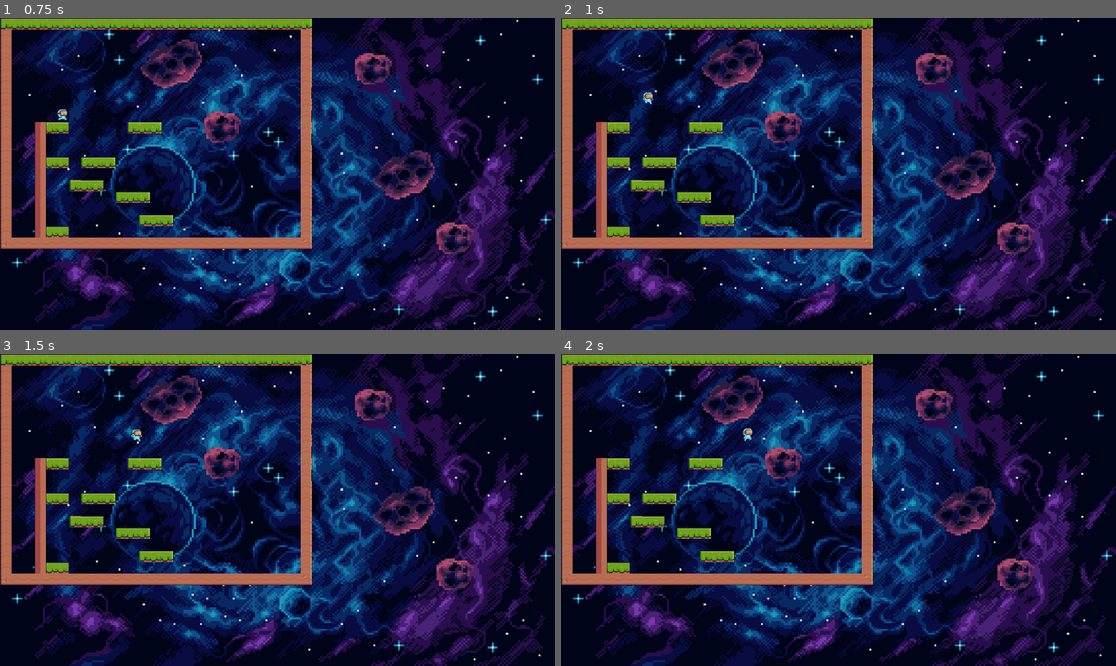
Above: before the commit, frames 1-4 (two rows, left to right).
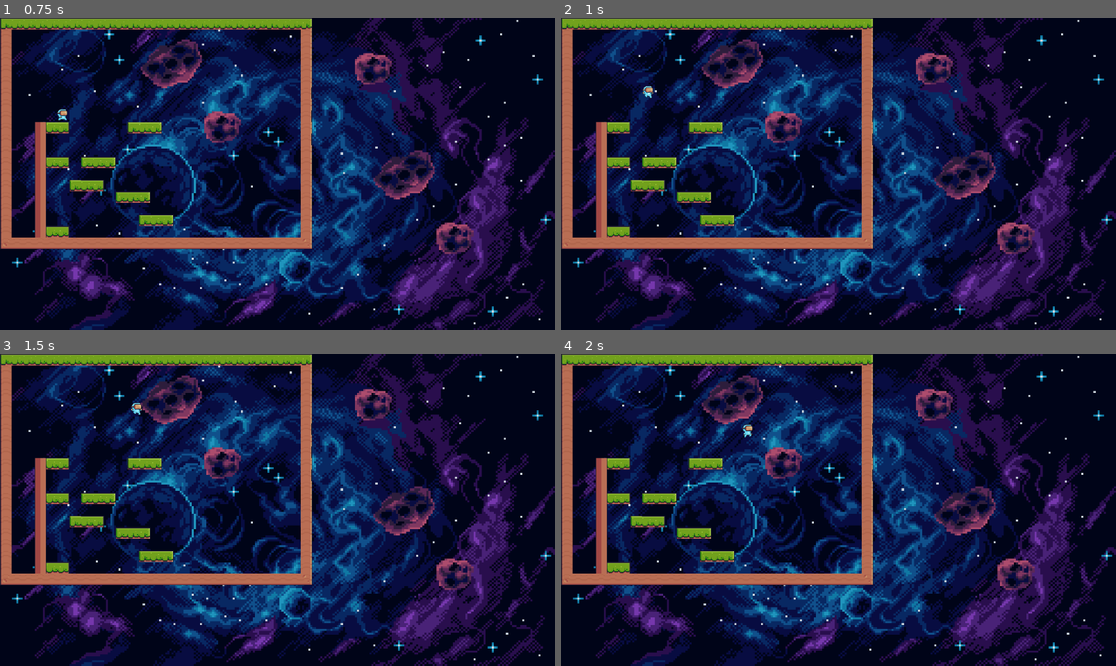
Above: after the commit, the same moments.

Repository: qujimin/Year12GamePulseRush
Game: Godot game, scene res://level_1/level_1.tscn
Two runs of this game, one before a commit and one after it. Both use one fixed random seed, a clock stepped at 60 frames per second and the inputs below. The project has no main scene, so this scene is started directly.
Inputs:
- Up to frame 1 (0.75 s): hold D (right) from 0.53 s (still down); hold Ctrl (run) from 0.53 s (still down)
- Up to frame 2 (1 s): keep holding D (right); keep holding Ctrl (run); tap W (jump) at 0.77, 0.8 s
- Up to frame 3 (1.5 s): keep holding D (right); tap W (jump) at 1.07, 1.35 s; release Ctrl (run) at 1.28 s
- Up to frame 4 (2 s): keep holding D (right); tap W (jump) at 1.52, 1.82 s; tap Ctrl (run) at 1.55 s

Frame 1 is identical in both runs. In frame 2, less than 0.1% of the frame differs, in the area x 14-17%, y 21-28%; in frame 3, 0.1%, in the area x 23-26%, y 15-29%; in frame 4, less than 0.1%.

Commit message:
level_1_v8

Diff:
--- a/Ultimate 2D Platformer Controller v1.1.0/Ultimate 2D Platformer Controller v1.0.3/UltimatePlatformerController.gd
+++ b/Ultimate 2D Platformer Controller v1.1.0/Ultimate 2D Platformer Controller v1.0.3/UltimatePlatformerController.gd
@@ -20,7 +20,7 @@
 ## Time to reach max speed from rest (seconds)
 @export_range(0, 4) var timeToReachMaxSpeed: float = 0.2
 ## Time to reach zero speed from max speed (seconds)
-@export_range(0, 4) var timeToReachZeroSpeed: float = 0.2
+@export_range(0, 4) var timeToReachZeroSpeed: float = 0.03 # Reduced to 0.03 for less slidy running
 ## If true, player instantly moves and switches directions. Overrides "timeToReach" variables, setting them to 0.
 @export var directionalSnap: bool = false
 ## If enabled, default movement speed is half maxSpeed; hold "run" to reach max speed. Assign "run" in project input settings.
@@ -31,7 +31,7 @@
 ## Peak height of player's jump
 @export_range(0, 20) var jumpHeight: float = 2.0
 ## Number of jumps before needing to touch ground. >1 disables jump buffering/coyote time.
-@export_range(0, 4) var jumps: int = 2 # Changed to 2 for double jumping
+@export_range(0, 4) var jumps: int = 2
 ## Strength of gravity pulling player down
 @export_range(0, 100) var gravityScale: float = 20.0
 ## Fastest fall speed
@@ -41,7 +41,7 @@
 ## If true, releasing jump key cuts vertical velocity for variable jump height
 @export var shortHopAkaVariableJumpHeight: bool = true
 ## Factor by which jump height is cut
-@export_range(1, 10) var jumpVariable: float = 2
+@export_range(1, 10) var jumpVariable: float = 1.3 # Reduced to 1.5 for smoother variable jump height
 ## Extra time (seconds) to jump after falling off edge
 @export_range(0, 0.5) var coyoteTime: float = 0.2
 ## Time window (seconds) to press jump before landing and register jump
@@ -468,7 +468,7 @@
 			_wallJump()
 		elif jumpTap and jumpCount > 0:
 			velocity.y = -jumpMagnitude
-			anim.play("jump") # Added to play jump animation for double jumps
+			anim.play("jump")
 			jumpCount -= 1
 			_endGroundPound()
 
@@ -583,7 +583,7 @@
 func _jump():
 	if jumpCount > 0:
 		velocity.y = -jumpMagnitude
-		anim.play("jump") # Ensure jump animation plays for single jumps
+		anim.play("jump")
 		jumpCount -= 1
 		jumpWasPressed = false
 
